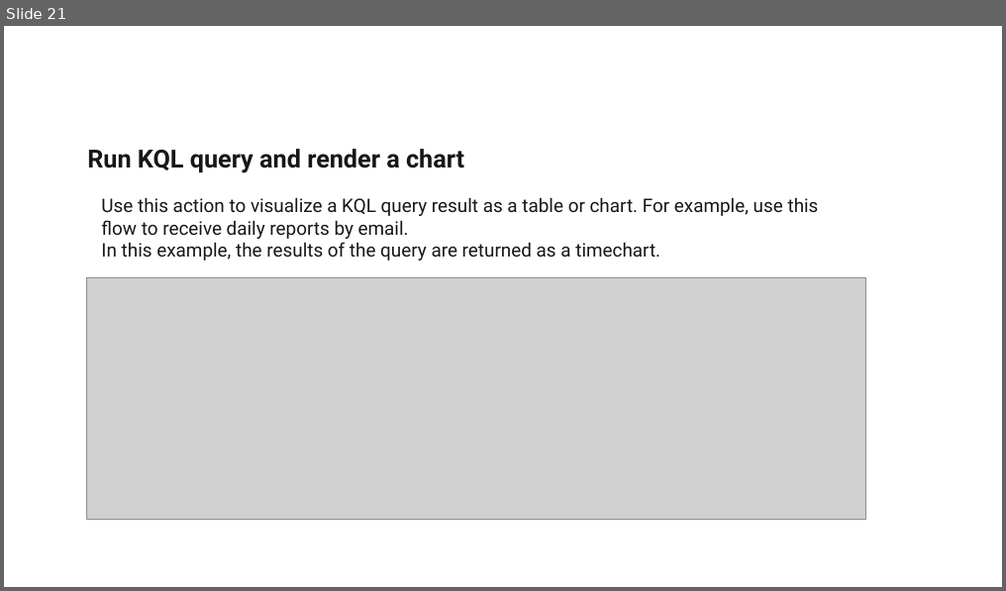
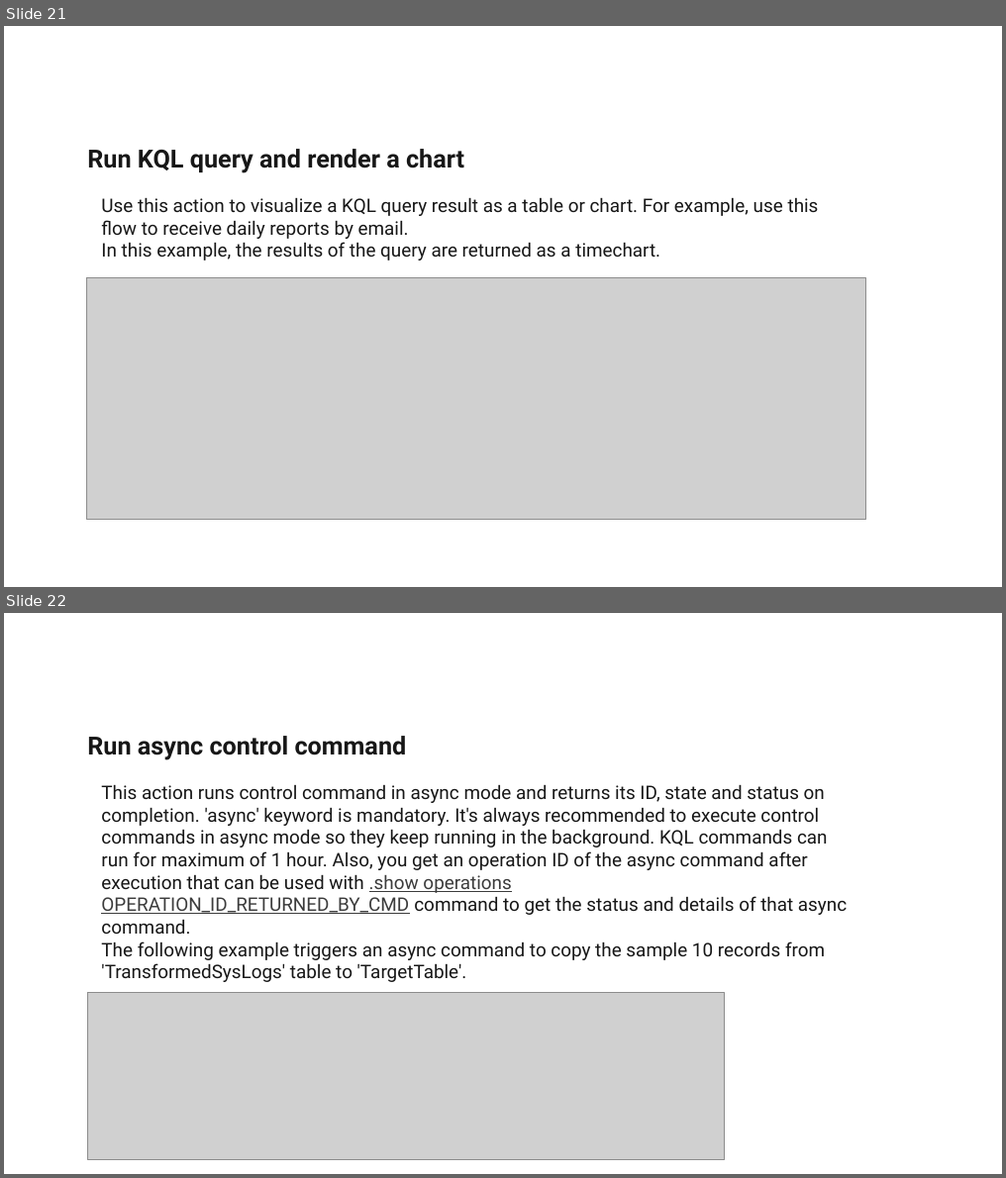
Before and after one commit to Deloitte-Azure-Accelerators/DataExplorer, a slide deck: Azure Data Explorer.pptx. Shown one above the other, each under a label of ours: slide 21 before the commit, slides 21 and 22 after it. The pictures are 1006x591 and 1006x1178 pixels, drawn with LibreOffice and Linux fonts; fonts in the diff are those of the drawing; grey boxes stand for pictures; background and template pictures are left out. Boxes give left, top, right and bottom in pixels: in the first picture for what was removed or moved away, otherwise in the second. Text is boxed around its words. In the diff, an @@ line names an element or a change of style, - is before the commit and + after.

Commit message:
update slide

```diff
--- a/Azure Data Explorer.pptx
+++ b/Azure Data Explorer.pptx
@@ slide 22 added at bbox=[4, 613, 1002, 1174], background #FFFFFF; not listed: 1 template element that a slide beside it also shows @@
@@ text added at bbox=[87, 736, 407, 761], 24 pt, text #171717, bold @@
+Run async control command
@@ text added at bbox=[101, 784, 846, 982], 18 pt, text #171717 @@
+This action runs control command in async mode and returns its ID, state and status on completion. 'async' keyword is mandatory. It's always recommended to execute control commands in async mode so they keep running in the background. KQL commands can run for maximum of 1 hour. Also, you get an operation ID of the async command after execution that can be used with .show operations OPERATION_ID_RETURNED_BY_CMD command to get the status and details of that async command.
+The following example triggers an async command to copy the sample 10 records from 'TransformedSysLogs' table to 'TargetTable'.
@@ picture added at bbox=[88, 992, 725, 1160] @@
```
Also in this commit, not shown: 17 other slides added.
